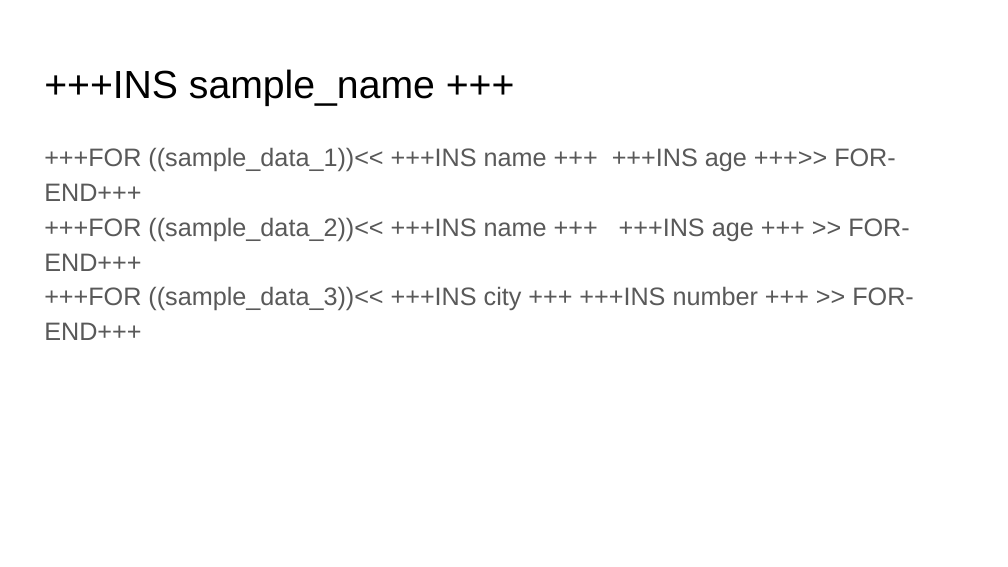
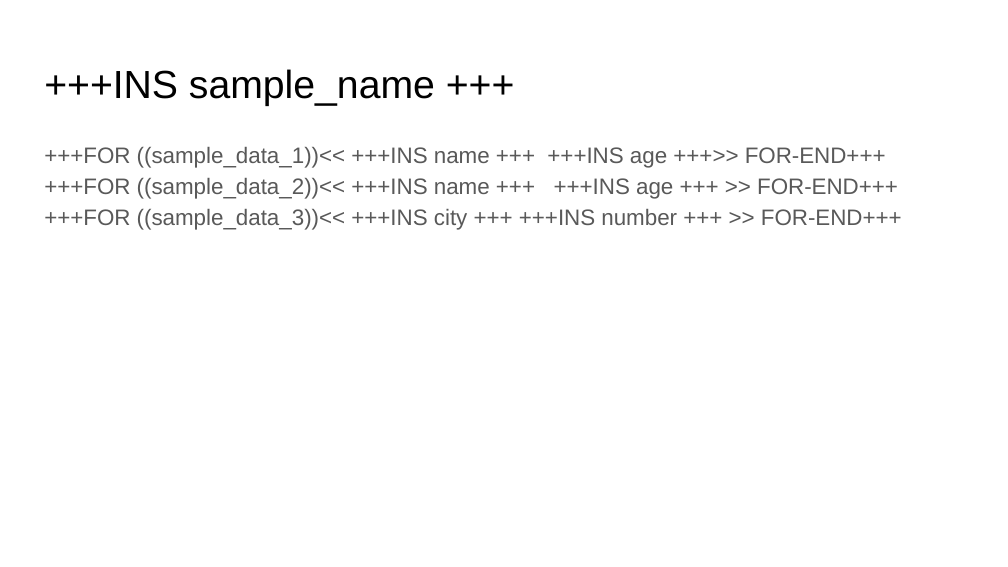
Before and after one commit to GayashanSameera/PythonPPTXGen, a slide deck: slide 7 of input_2.pptx. Drawn at 1008x567 pixels with LibreOffice and Linux fonts; fonts in the diff are those of the drawing. Boxes give left, top, right and bottom in pixels: in the first picture for what was removed or moved away, otherwise in the second. Text is boxed around its words. In the diff, an @@ line names an element or a change of style, - is before the commit and + after.

```diff
--- a/input_2.pptx
+++ b/input_2.pptx
@@ text "+++FOR ((sample_data_1))<< +++INS name +++ ..." at box(44, 147, 902, 230): size 18 to 16 pt @@
```
Also in this commit, not shown: 6 other slides changed, 7 other files.
